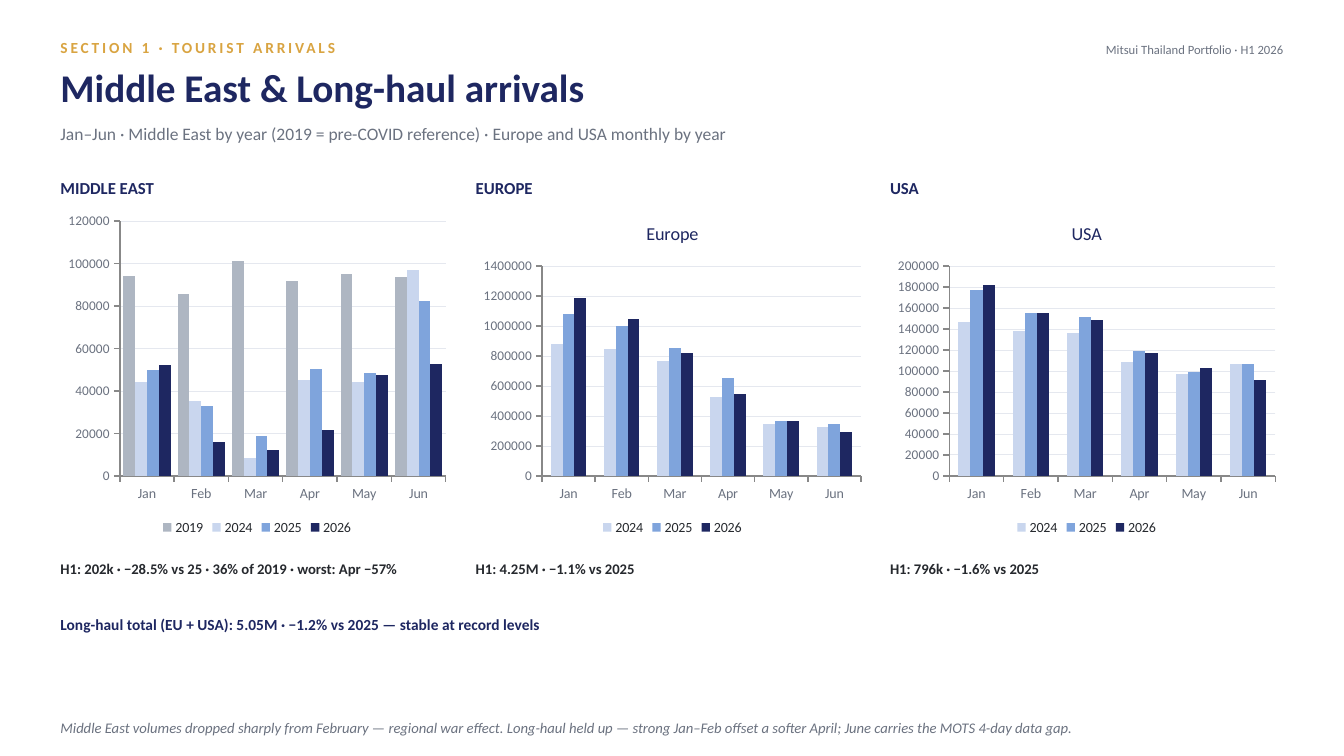
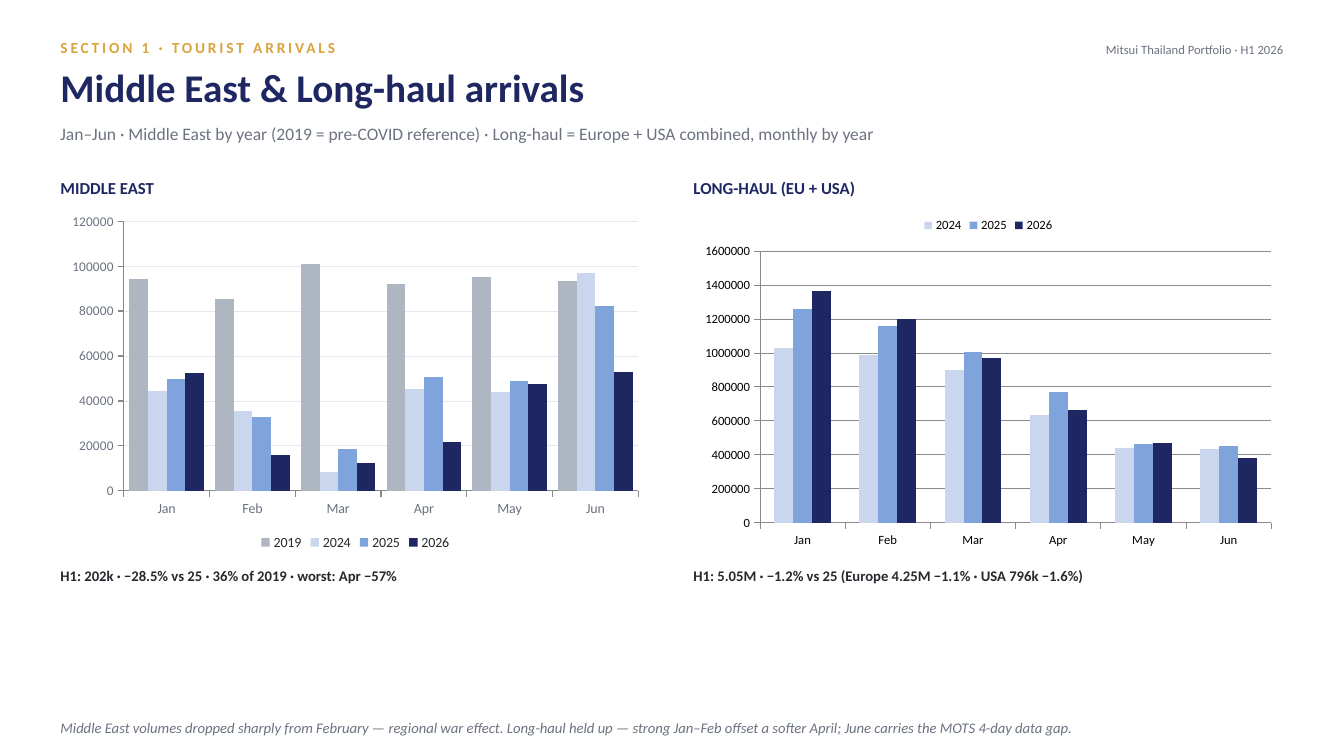
Before and after one commit to Chavin2543/mae-workspace, a slide deck: slide 6 of output/Portfolio_Performance_Report_H1-2026.pptx. Drawn at 1344x756 pixels with LibreOffice and Linux fonts; fonts in the diff are those of the drawing. Boxes give left, top, right and bottom in pixels: in the first picture for what was removed or moved away, otherwise in the second. Text is boxed around its words. In the diff, an @@ line names an element or a change of style, - is before the commit and + after.

```diff
--- a/output/Portfolio_Performance_Report_H1-2026.pptx
+++ b/output/Portfolio_Performance_Report_H1-2026.pptx
@@ text at (60, 127, 874, 143): text changed @@
-Jan–Jun · Middle East by year (2019 = pre-COVID reference) · Europe and USA monthly by year
+Jan–Jun · Middle East by year (2019 = pre-COVID reference) · Long-haul = Europe + USA combined, monthly by year
@@ column chart: place and size @@
-column chart at (60, 207, 454, 539)
+column chart at (60, 207, 650, 555)
@@ column chart removed at (476, 207, 869, 539) @@
-title "Europe"
-categories: Jan, Feb, Mar, Apr, May, Jun
-2024: 880000, 850000, 770000, 520000, 340000, 330000
-2025: 1080000, 1000000, 850000, 650000, 370000, 350000
-2026: 1180000, 1050000, 820000, 550000, 370000, 290000
@@ text removed at (476, 183, 533, 194) @@
-EUROPE
@@ text at (693, 181, 855, 197): text changed @@
-USA
+LONG-HAUL (EU + USA)
@@ column chart at (694, 207, 1284, 555) @@
@@ title "USA" removed @@
-2024: 146000, 138000, 136000, 108000, 97000, 107000
+2024: 1030000, 990000, 900000, 630000, 440000, 430000
-2025: 178000, 155000, 152000, 119000, 99000, 106000
+2025: 1260000, 1160000, 1010000, 770000, 470000, 450000
-2026: 182000, 155000, 148000, 117000, 102000, 91000
+2026: 1370000, 1200000, 970000, 670000, 470000, 380000
@@ legend changed @@
@@ category axis changed @@
@@ value axis changed @@
@@ bar spacing changed @@
@@ lettering changed @@
@@ column chart: place and size @@
-column chart at (890, 207, 1284, 539)
+column chart at (694, 207, 1284, 555)
@@ text "H1: 202k · −28.5% vs ...": place and size @@
-text "H1: 202k · −28.5% vs ..." at (60, 563, 397, 577)
+text "H1: 202k · −28.5% vs ..." at (60, 570, 397, 584)
@@ text removed at (476, 564, 635, 574) @@
-H1: 4.25M · −1.1% vs 2025
@@ text removed at (890, 563, 1040, 574) @@
-H1: 796k · −1.6% vs 2025
@@ text at (693, 570, 1083, 584): text changed; size 11 to 10.5 pt; text colour #1E2761 to #26292E @@
-Long-haul total (EU + USA): 5.05M · −1.2% vs 2025 — stable at record levels
+H1: 5.05M · −1.2% vs 25 (Europe 4.25M −1.1% · USA 796k −1.6%)
```
